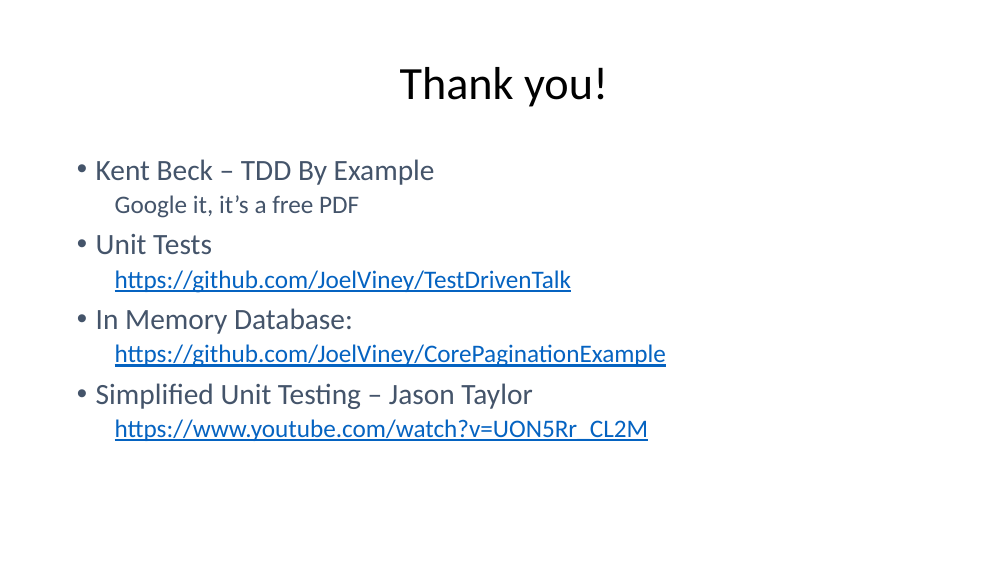
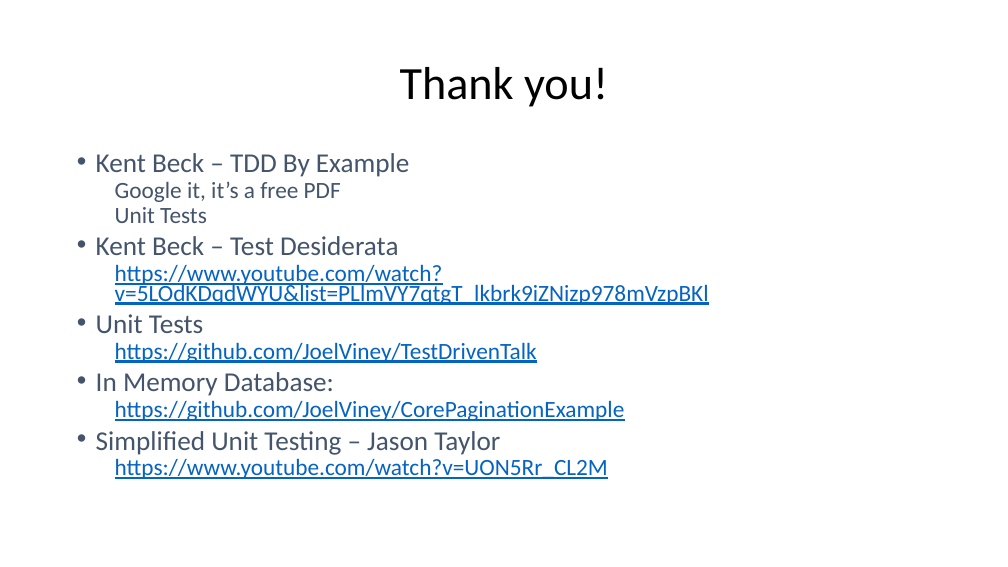
Before and after one commit to JoelViney/TestDrivenTalk, a slide deck: slide 27 of !Test Driven Development.pptx. Drawn at 1008x567 pixels with LibreOffice and Linux fonts; fonts in the diff are those of the drawing. Boxes give left, top, right and bottom in pixels: in the first picture for what was removed or moved away, otherwise in the second. Text is boxed around its words. In the diff, an @@ line names an element or a change of style, - is before the commit and + after.

Commit message:
Added Damp and Test Desiderata reference.

```diff
--- a/!Test Driven Development.pptx
+++ b/!Test Driven Development.pptx
@@ text at (96,153,625,479): size 28 to 25.9 pt in "Kent Beck – TDD By Example", "Unit Tests", "In Memory Database:", "Simplified Unit Testing – Jason Taylor"; size 24 to 22.2 pt in "Google it, it’s a free PDF", "https://github.com/JoelViney/TestDrivenTalk", "https://github.com/JoelViney/CorePaginationExample", "https://www.youtube.com/watch?v=UON5Rr_CL2M"; line spacing 0.9 to 0.7 @@
@@ text at (96,207,709,305): paragraphs added @@
+  Unit Tests
+• Kent Beck – Test Desiderata
+  https://www.youtube.com/watch?v=5LOdKDqdWYU&list=PLlmVY7qtgT_lkbrk9iZNizp978mVzpBKl
```
Also in this commit, not shown: 3 other slides changed.
